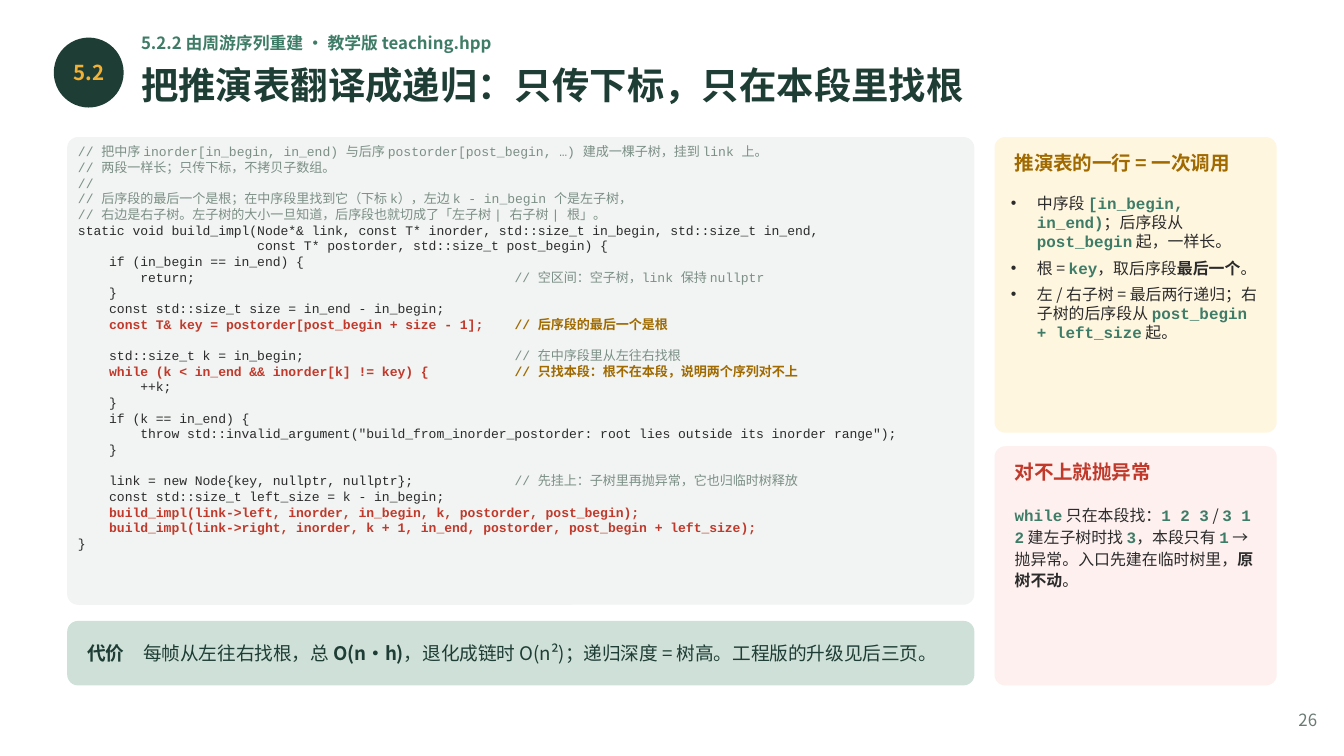
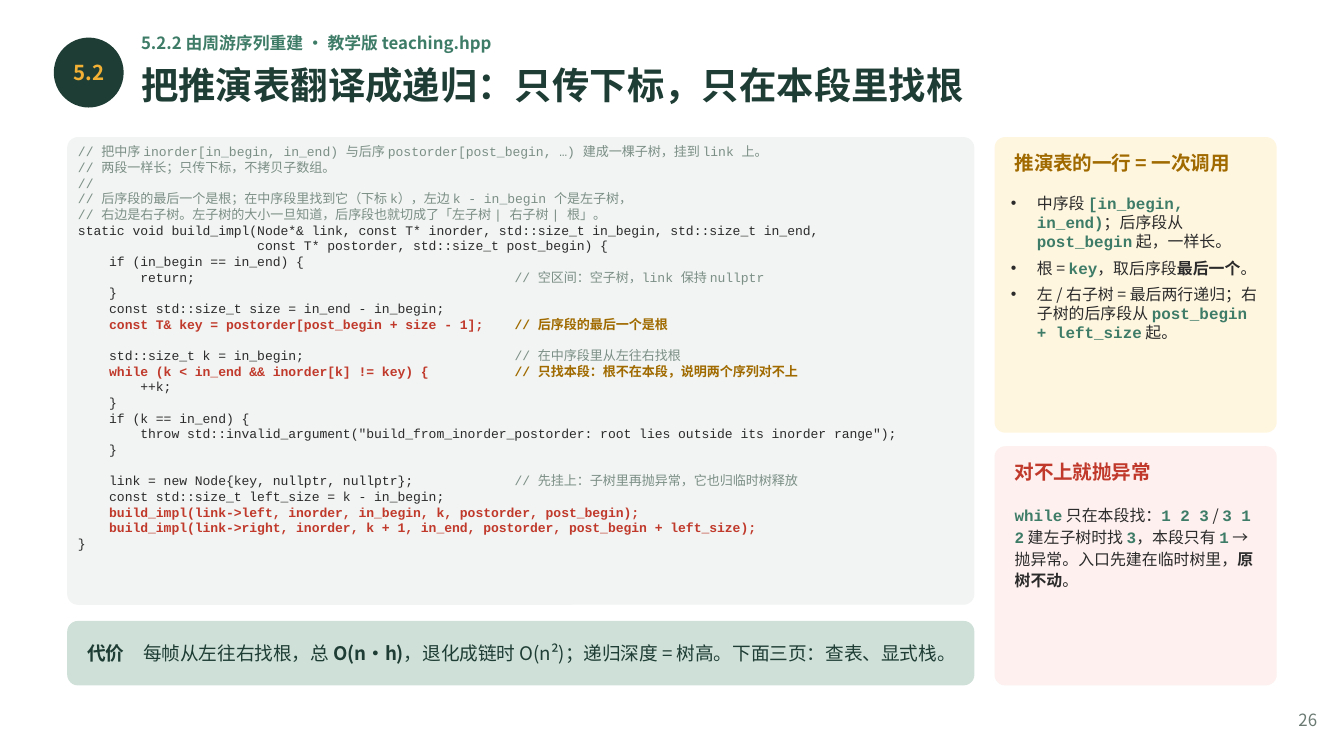
Before and after one commit to GMyhf/2026fall-cs201, a slide deck: slide 26 of courseware/202609_DSA_05_Binary_Tree.pptx. Drawn at 1344x756 pixels with LibreOffice and Linux fonts; fonts in the diff are those of the drawing. Boxes give left, top, right and bottom in pixels: in the first picture for what was removed or moved away, otherwise in the second. Text is boxed around its words. In the diff, an @@ line names an element or a change of style, - is before the commit and + after.

```diff
--- a/courseware/202609_DSA_05_Binary_Tree.pptx
+++ b/courseware/202609_DSA_05_Binary_Tree.pptx
@@ text at bbox=[87, 643, 956, 664]: text changed @@
-代价 每帧从左往右找根，总 O(n·h)，退化成链时 O(n²)；递归深度 = 树高。工程版的升级见后三页。
+代价 每帧从左往右找根，总 O(n·h)，退化成链时 O(n²)；递归深度 = 树高。下面三页：查表、显式栈。
```
Also in this commit, not shown: 42 other slides changed, 3 slides added, 1 other file.
